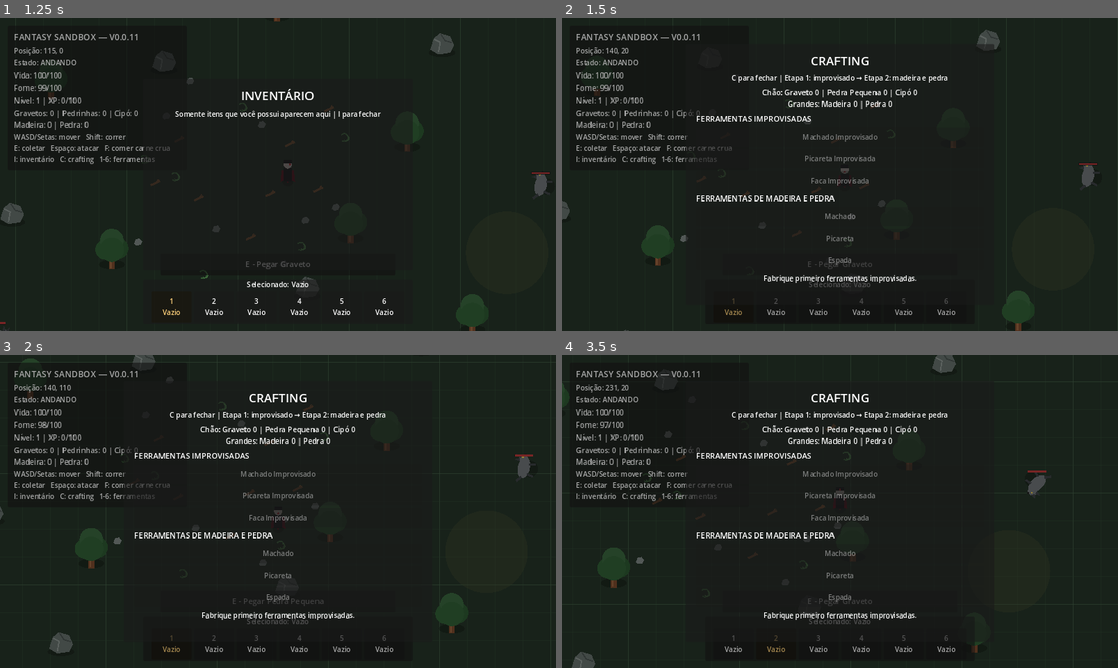
Above: before the commit, frames 1-4 (two rows, left to right).
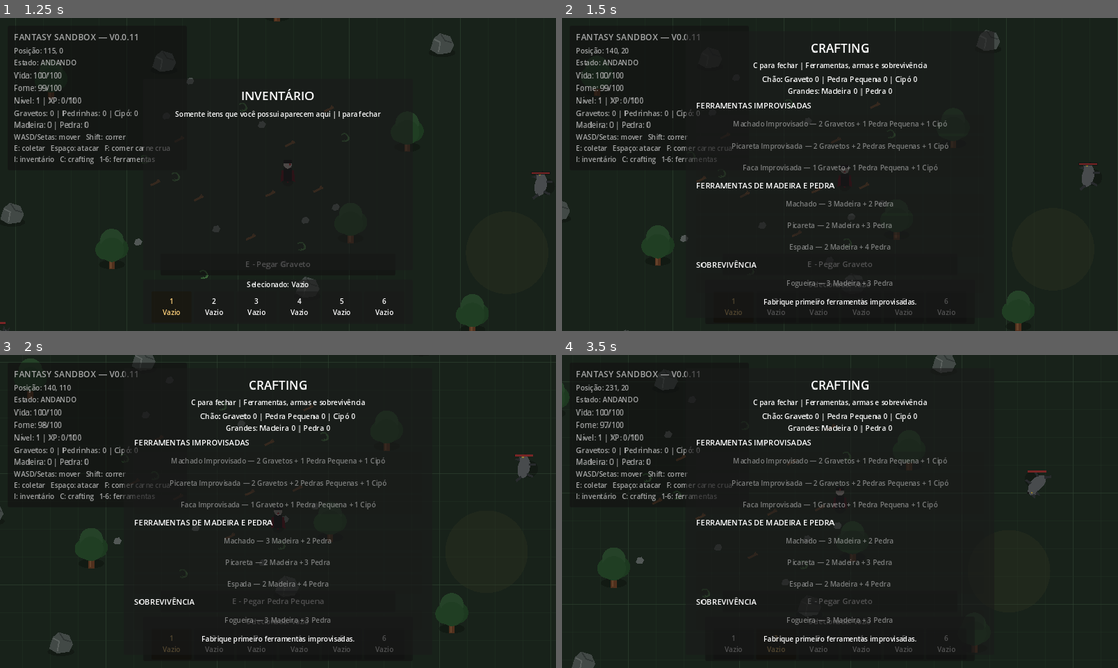
Above: after the commit, the same moments.

Repository: janduyankiingles-ops/Fantasy-Sandbox
Game: Godot game, scene res://scenes/main.tscn
Same seed, same stepped clock (60 frames per second), same inputs: the game is played once before the commit and once after it.
Inputs:
- Up to frame 1 (1.25 s): tap Enter at 0.5 s; hold D from 0.53 s (still down); tap I at 0.6 s; tap Space at 0.77 s
- Up to frame 2 (1.5 s): release D at 1.28 s; hold S from 1.28 s (still down); tap C at 1.35 s
- Up to frame 3 (2 s): keep holding S; tap Space at 1.52 s
- Up to frame 4 (3.5 s): release S at 2.03 s; hold D 2.03-2.78 s; tap 1 at 2.1 s; hold W from 2.78 s (still down); tap 2 at 2.85 s; tap Space at 3.02 s

Frame 1 is identical in both runs. In frame 2, 5.1% of the frame differs, in the area x 22-78%, y 4-95%; in frame 3, 5.0%; in frame 4, 5.1%.
Error before the commit: Invalid access to property or key 'pressed' on a base object of type 'null instance'. (res://scripts/crafting_ui.gd:36)

Commit message:
v0.0.12: show campfire recipe in crafting UI

Diff:
--- a/scenes/crafting_ui.tscn
+++ b/scenes/crafting_ui.tscn
@@ -31,9 +31,9 @@
 anchor_right = 0.5
 anchor_bottom = 0.5
 offset_left = -355.0
-offset_top = -300.0
+offset_top = -330.0
 offset_right = 355.0
-offset_bottom = 300.0
+offset_bottom = 330.0
 grow_horizontal = 2
 grow_vertical = 2
 
@@ -56,7 +56,7 @@
 
 [node name="Hint" type="Label" parent="CraftingPanel/Margin/VBox"]
 layout_mode = 2
-text = "C para fechar | Etapa 1: improvisado → Etapa 2: madeira e pedra"
+text = "C para fechar | Ferramentas, armas e sobrevivência"
 horizontal_alignment = 1
 
 [node name="Resources" type="Label" parent="CraftingPanel/Margin/VBox"]
@@ -109,6 +109,16 @@
 custom_minimum_size = Vector2(0, 44)
 text = "Espada"
 
+[node name="SurvivalTitle" type="Label" parent="CraftingPanel/Margin/VBox/Recipes"]
+layout_mode = 2
+theme_override_font_sizes/font_size = 18
+text = "SOBREVIVÊNCIA"
+
+[node name="CampfireButton" type="Button" parent="CraftingPanel/Margin/VBox/Recipes"]
+layout_mode = 2
+custom_minimum_size = Vector2(0, 44)
+text = "Fogueira — 3 Madeira + 3 Pedra"
+
 [node name="Status" type="Label" parent="CraftingPanel/Margin/VBox"]
 layout_mode = 2
 text = "Fabrique primeiro ferramentas improvisadas."
